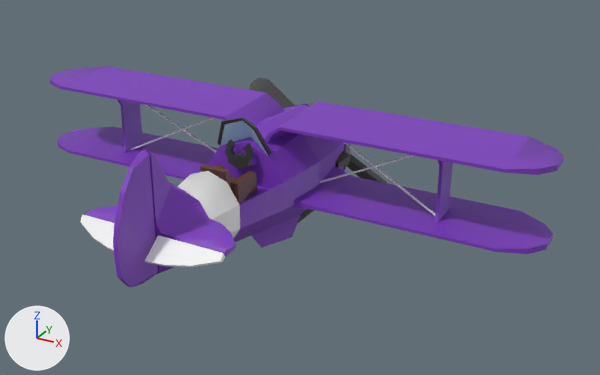
Renders of the glTF model src/assets/models/airplane/Enemy_Plane2.glb from each side of a commit.
The view is the same before and after, from a 50 mm camera at (2.71, -4.34, 2.18) aimed at (0.33, -0.02, 0.02). The lights are fixed; the arrows at lower left show +X, +Y and +Z. Where no turn or scale is listed for an object, it has been applied to the vertices.

Objects in the first picture: 'airplne body', 'left rudder', 'propellor', 'right rudder', 'tail'.
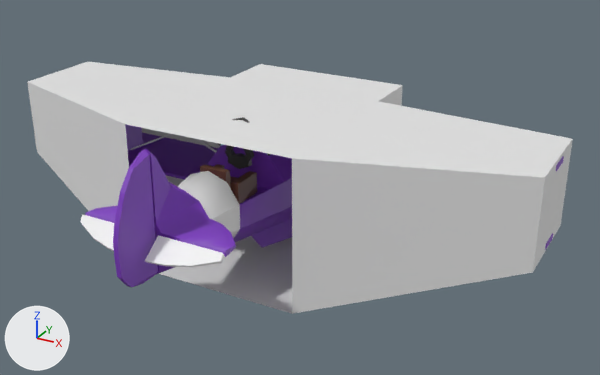
Where the newer file only moved an object's origin or applied its transform, the numbers keep the older frame.

Boxes (x1, y1, x2, y2) around the edits, measured in the pictures (600 x 375 px):
```json
{"object": "Box", "change": "added", "after": [27, 62, 573, 314]}
{"object": "airplne body", "change": "unchanged, covered by the edit", "before": [50, 66, 564, 275], "after": [85, 117, 564, 275]}
{"object": "propellor", "change": "unchanged, covered by the edit", "before": [249, 77, 387, 183]}
```

Scene script edits in JSON lines:
```json
{"op": "add", "block": "me_cube_001", "code": ["me_cube_001 = bpy.data.meshes.new('Cube.001')", "me_cube_001.from_pydata(...)  # 20 vertices, 34 faces; spans x -1.88..1.88, y -0.59..1.02, z -0.54..0.47"]}
{"op": "add", "block": "ob_box", "code": ["ob_box = bpy.data.objects.new('Box', me_cube_001)", "ob_box.location = (0.0, 0.0, 0.0)"]}
```
